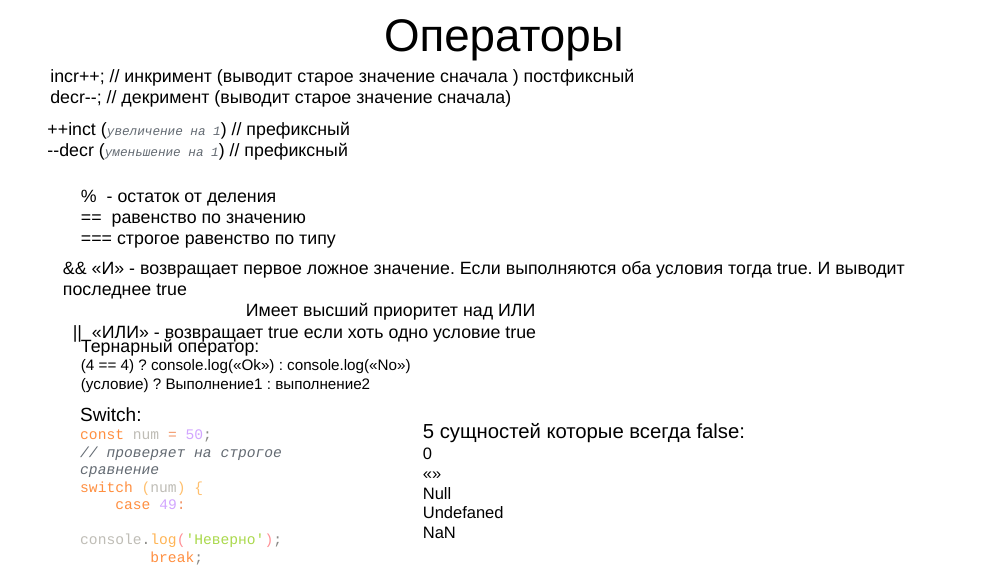
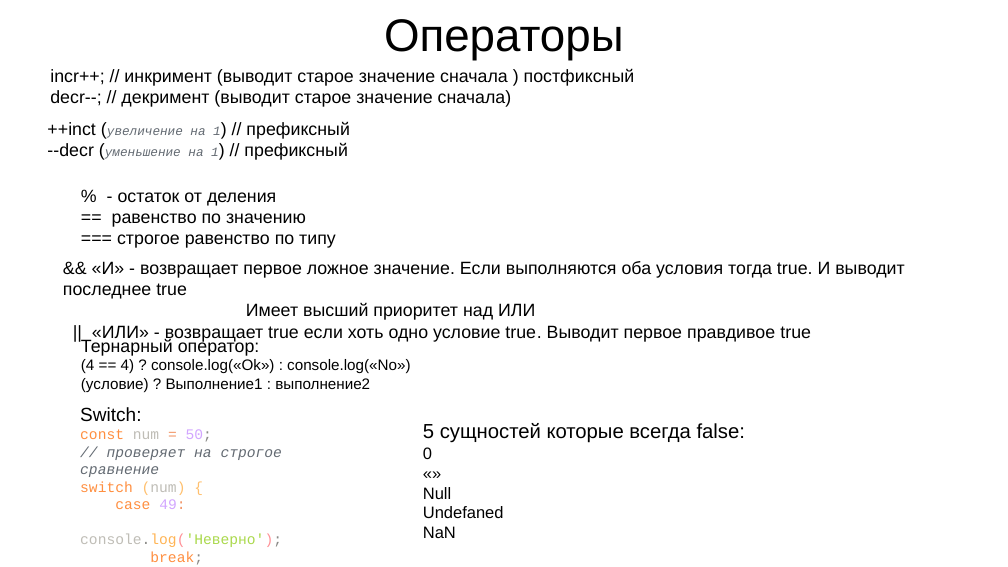
Before and after one commit to Olegdev22/JS, a slide deck: slide 2 of JS.odp. Drawn at 1008x567 pixels with LibreOffice and Linux fonts; fonts in the diff are those of the drawing. Boxes give left, top, right and bottom in pixels: in the first picture for what was removed or moved away, otherwise in the second. Text is boxed around its words. In the diff, an @@ line names an element or a change of style, - is before the commit and + after.

```diff
--- a/JS.odp
+++ b/JS.odp
@@ text at [92,325,811,342]: text changed @@
-|| «ИЛИ» - возвращает true если хоть одно условие true
+|| «ИЛИ» - возвращает true если хоть одно условие true. Выводит первое правдивое true
```
Also in this commit, not shown: 3 slides added, 15 other files.
